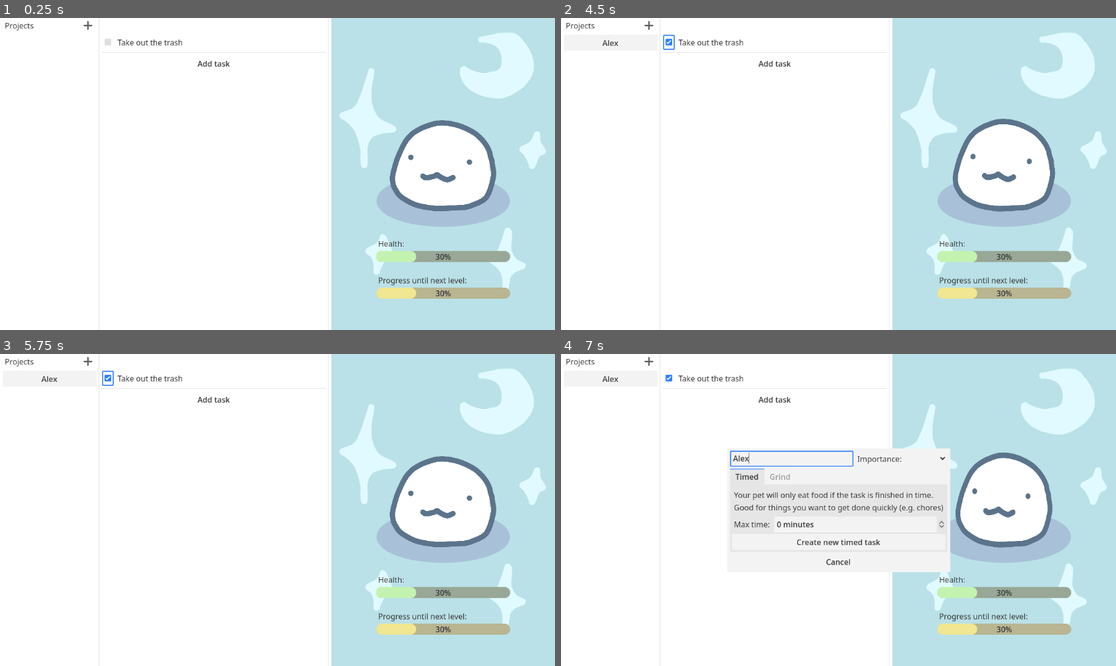
Above: before the commit, frames 1-4 (two rows, left to right).
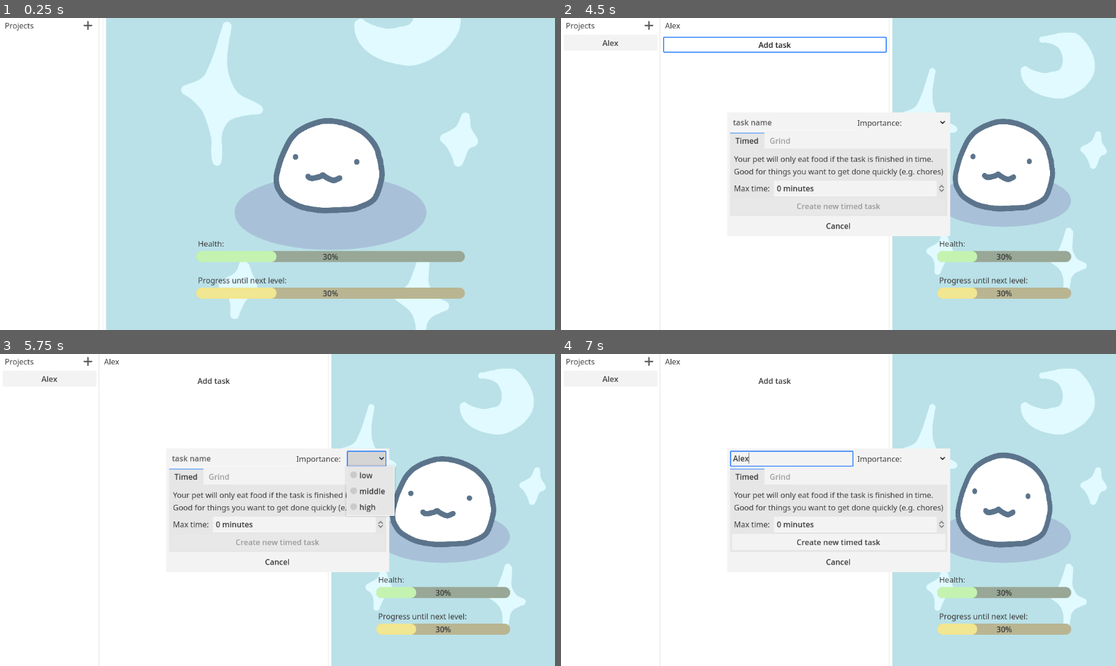
Above: after the commit, the same moments.

Repository: piksalchaos/taskapet
Game: Godot game, scene res://scenes/main.tscn
Same seed, same stepped clock (60 frames per second), same inputs: the game is played once before the commit and once after it.
Inputs (mouse positions are in pixels of both pictures, inside the frame that each line leads up to):
- Up to frame 1 (0.25 s): no input
- Up to frame 2 (4.5 s): click (649, 24) at 0.5 s; click (838, 155) at 1.27 s; type "Alex" at 1.35 s; click (649, 24) at 2 s; click "Create new project" at 2.75 s; click "Alex" at 3.5 s; click (666, 42) at 4.27 s
- Up to frame 3 (5.75 s): click (366, 456) at 5.02 s
- Up to frame 4 (7 s): click "Add task" at 5.75 s; click (794, 456) at 6.52 s; type "Alex" at 6.6 s

The runs differ from the first frame. In frame 1, 56% of the frame differs, in the area x 18-99%, y 0-100%; in frame 2, 8.7%; in frame 3, 9.0%; in frame 4, 0.3%.

Commit message:
tasks now get created in projects!!

Diff:
--- a/scenes/gui/main_screen.gd
+++ b/scenes/gui/main_screen.gd
@@ -1,11 +1,21 @@
 extends Control
+
+const TASK_DISPLAY = preload("res://scenes/gui/task_display.tscn")
 
 @onready var project_creator: Control = $ProjectCreator
 @onready var task_creator: Control = $TaskCreator
 
 @onready var side_bar: VBoxContainer = $MainDisplayContainer/SideBarContainer/SideBar
 
+@onready var task_container: VBoxContainer = $MainDisplayContainer/TaskContainer
+@onready var session_name_label: Label = $MainDisplayContainer/TaskContainer/SessionNameLabel
+@onready var task_list: VBoxContainer = $MainDisplayContainer/TaskContainer/TaskList
+
 signal new_project_name(name: String)
+signal project_selected(project_name: String);
+
+signal new_timed_task_info(title: String, importance: Global.IMPORTANCE, minutes:int)
+signal new_grind_task_info(title: String, importance: Global.IMPORTANCE, minutes:int)
 
 func _on_side_bar_prompted_new_project() -> void:
 	project_creator.show()
@@ -20,4 +30,23 @@
 	side_bar.add_new_project_button(session_name)
 
 func _on_side_bar_project_selected(project_name: String) -> void:
-	pass # Replace with function body.
+	project_selected.emit(project_name)
+
+func switch_session(session: Session):
+	session_name_label.text = session.name
+	for task_display in task_list.get_children():
+		task_display.queue_free()
+	for task: Task in session.get_children():
+		add_to_task_list(task)
+	task_container.show()
+
+func _on_task_creator_new_grind_task_info(title: String, importance: int, minutes: int) -> void:
+	new_grind_task_info.emit(title, importance, minutes)
+
+func _on_task_creator_new_timed_task_info(title: String, importance: int, minutes: int) -> void:
+	new_timed_task_info.emit(title, importance, minutes)
+
+func add_to_task_list(task: Task):
+	var task_display = TASK_DISPLAY.instantiate()
+	#task_display.task = task
+	task_list.add_child(task_display)
--- a/scenes/gui/main_screen.tscn
+++ b/scenes/gui/main_screen.tscn
@@ -1,8 +1,7 @@
-[gd_scene load_steps=16 format=3 uid="uid://c4cbeo5tuhomm"]
+[gd_scene load_steps=15 format=3 uid="uid://c4cbeo5tuhomm"]
 
 [ext_resource type="PackedScene" uid="uid://bql8brnkx5eml" path="res://scenes/gui/sidebar/side_bar.tscn" id="1_7fvvs"]
 [ext_resource type="Script" uid="uid://ddgvtn2k0cqlb" path="res://scenes/gui/main_screen.gd" id="1_w87pm"]
-[ext_resource type="PackedScene" uid="uid://b0p3vt5lgwf6" path="res://scenes/gui/task_display.tscn" id="2_kusfh"]
 [ext_resource type="Texture2D" uid="uid://c2lxgy6h1jpco" path="res://assets/images/pet_background.png" id="3_aum10"]
 [ext_resource type="Texture2D" uid="uid://c5gwi85fnlkqg" path="res://assets/images/pet.png" id="4_lushf"]
 [ext_resource type="Script" uid="uid://d3jl5rcqixih" path="res://scenes/gui/project_creator.gd" id="6_23dc1"]
@@ -105,18 +104,16 @@
 layout_mode = 2
 
 [node name="TaskContainer" type="VBoxContainer" parent="MainDisplayContainer"]
-layout_mode = 2
-size_flags_horizontal = 3
-
-[node name="ProjectNameLabel" type="Label" parent="MainDisplayContainer/TaskContainer"]
+visible = false
+layout_mode = 2
+size_flags_horizontal = 3
+
+[node name="SessionNameLabel" type="Label" parent="MainDisplayContainer/TaskContainer"]
 layout_mode = 2
 
 [node name="TaskList" type="VBoxContainer" parent="MainDisplayContainer/TaskContainer"]
 layout_mode = 2
 size_flags_horizontal = 3
-
-[node name="TaskDisplay" parent="MainDisplayContainer/TaskContainer/TaskList" instance=ExtResource("2_kusfh")]
-layout_mode = 2
 
 [node name="AddTaskButton" type="Button" parent="MainDisplayContainer/TaskContainer"]
 layout_mode = 2
@@ -272,7 +269,7 @@
 layout_mode = 2
 text = "Importance: "
 
-[node name="OptionButton" type="OptionButton" parent="TaskCreator/PanelContainer/VBoxContainer/HBoxContainer"]
+[node name="ImportanceSelector" type="OptionButton" parent="TaskCreator/PanelContainer/VBoxContainer/HBoxContainer"]
 layout_mode = 2
 item_count = 3
 popup/item_0/text = "low"
@@ -350,6 +347,8 @@
 [connection signal="text_changed" from="ProjectCreator/PanelContainer/VBoxContainer/ProjectNameEdit" to="ProjectCreator" method="_on_project_name_edit_text_changed"]
 [connection signal="pressed" from="ProjectCreator/PanelContainer/VBoxContainer/CreateButton" to="ProjectCreator" method="_on_create_button_pressed"]
 [connection signal="pressed" from="ProjectCreator/PanelContainer/VBoxContainer/CancelButton" to="ProjectCreator" method="_on_cancel_button_pressed"]
+[connection signal="new_grind_task_info" from="TaskCreator" to="." method="_on_task_creator_new_grind_task_info"]
+[connection signal="new_timed_task_info" from="TaskCreator" to="." method="_on_task_creator_new_timed_task_info"]
 [connection signal="text_changed" from="TaskCreator/PanelContainer/VBoxContainer/HBoxContainer/TaskNameEdit" to="TaskCreator" method="_on_task_name_edit_text_changed"]
 [connection signal="pressed" from="TaskCreator/PanelContainer/VBoxContainer/TabContainer/Timed/CreateTimedTaskButton" to="TaskCreator" method="_on_create_timed_task_button_pressed"]
 [connection signal="pressed" from="TaskCreator/PanelContainer/VBoxContainer/TabContainer/Grind/CreateGrindTaskButton" to="TaskCreator" method="_on_create_grind_task_button_pressed"]
--- a/scenes/gui/task_creator.gd
+++ b/scenes/gui/task_creator.gd
@@ -1,6 +1,7 @@
 extends Control
 
 @onready var task_name_edit: LineEdit = $PanelContainer/VBoxContainer/HBoxContainer/TaskNameEdit
+@onready var importance_selector: OptionButton = $PanelContainer/VBoxContainer/HBoxContainer/ImportanceSelector
 
 @onready var create_timed_task_button: Button = $PanelContainer/VBoxContainer/TabContainer/Timed/CreateTimedTaskButton
 @onready var create_grind_task_button: Button = $PanelContainer/VBoxContainer/TabContainer/Grind/CreateGrindTaskButton
@@ -9,6 +10,8 @@
 @onready var grind_task_minute_box: SpinBox = $PanelContainer/VBoxContainer/TabContainer/Grind/HBoxContainer/GrindTaskMinuteBox
 
 signal new_project_name(String)
+signal new_timed_task_info(title: String, importance: Global.IMPORTANCE, minutes:int)
+signal new_grind_task_info(title: String, importance: Global.IMPORTANCE, minutes:int)
 
 func check_if_task_is_ready():
 	var is_ready = task_name_edit.text.is_empty() \
@@ -29,9 +32,9 @@
 	close()
 
 func _on_create_timed_task_button_pressed() -> void:
-	# use signal to return a new timed task object
+	new_timed_task_info.emit(task_name_edit.text, importance_selector.selected, timed_task_minute_box.value)
 	close()
 
 func _on_create_grind_task_button_pressed() -> void:
-	# use signal to return a new grind task object
+	new_grind_task_info.emit(task_name_edit.text, importance_selector.selected, grind_task_minute_box.value)
 	close()
--- a/scenes/main.gd
+++ b/scenes/main.gd
@@ -6,14 +6,39 @@
 @onready var session_container: Node = $SessionContainer
 @onready var main_screen: Control = $MainScreen
 
+var selected_session_name: String
+
 func _ready() -> void:
 	pass #pet.health_changed.connect(gui.change_health)
 	#pet.exp_changed.connect(gui.change_exp)
 
+func get_session(session_name: String):
+	return session_container.find_child(session_name, true, false)
+func get_current_session():
+	return get_session(selected_session_name)
+
 func _on_main_screen_new_project_name(name: String) -> void:
 	var session = SESSION.instantiate()
 	session.name = name
+	session.pet = pet
+	session.task_created.connect(on_session_task_created)
 	session_container.add_child(session)
 
 func _on_session_container_child_entered_tree(node: Node) -> void:
 	main_screen.add_new_project_button(node.name)
+
+func _on_main_screen_project_selected(project_name: String) -> void:
+	selected_session_name = project_name
+	var session = get_session(project_name)
+	main_screen.switch_session(session)
+
+func _on_main_screen_new_grind_task_info(title: String, importance: int, minutes: int) -> void:
+	var session: Session = get_current_session()
+	session.add_grind_task(title, importance, minutes)
+
+func _on_main_screen_new_timed_task_info(title: String, importance: int, minutes: int) -> void:
+	var session = get_current_session()
+	session.add_timed_task(title, importance, minutes)
+
+func on_session_task_created(task: Task):
+	main_screen.add_to_task_list(task)
--- a/scenes/main.tscn
+++ b/scenes/main.tscn
@@ -14,4 +14,7 @@
 [node name="MainScreen" parent="." instance=ExtResource("4_jyhfs")]
 
 [connection signal="child_entered_tree" from="SessionContainer" to="." method="_on_session_container_child_entered_tree"]
+[connection signal="new_grind_task_info" from="MainScreen" to="." method="_on_main_screen_new_grind_task_info"]
 [connection signal="new_project_name" from="MainScreen" to="." method="_on_main_screen_new_project_name"]
+[connection signal="new_timed_task_info" from="MainScreen" to="." method="_on_main_screen_new_timed_task_info"]
+[connection signal="project_selected" from="MainScreen" to="." method="_on_main_screen_project_selected"]
--- a/scenes/task/task_container/session.gd
+++ b/scenes/task/task_container/session.gd
@@ -7,6 +7,7 @@
 @onready var timed_task_scene = preload("res://scenes/task/timed_task/timed_task.tscn")
 
 signal new_day()
+signal task_created(task: Task)
 
 func _on_child_entered_tree(node: Node) -> void:
 	if not node is Task: return
@@ -35,6 +36,7 @@
 	task.goal_hms = Vector3i(0, minutes, 0)
 	task.goal_time = minutes * 60
 	add_child(task)
+	task_created.emit(task)
 
 func add_timed_task(title: String, importance: Global.IMPORTANCE, minutes:int):
 	var task = timed_task_scene.instantiate()
@@ -49,6 +51,7 @@
 
 	task.hms_set = Vector3i(0, minutes, 0)
 	add_child(task)
+	task_created.emit(task)
 
 
 func remove_task(task_to_remove: Task):
